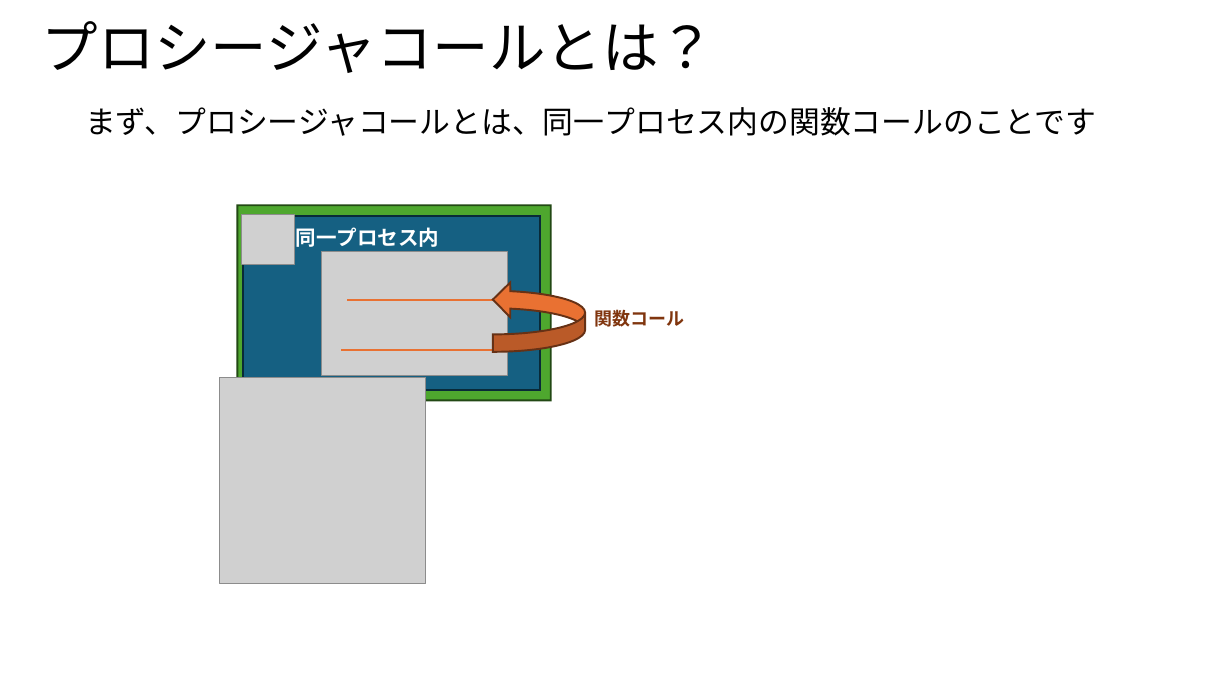
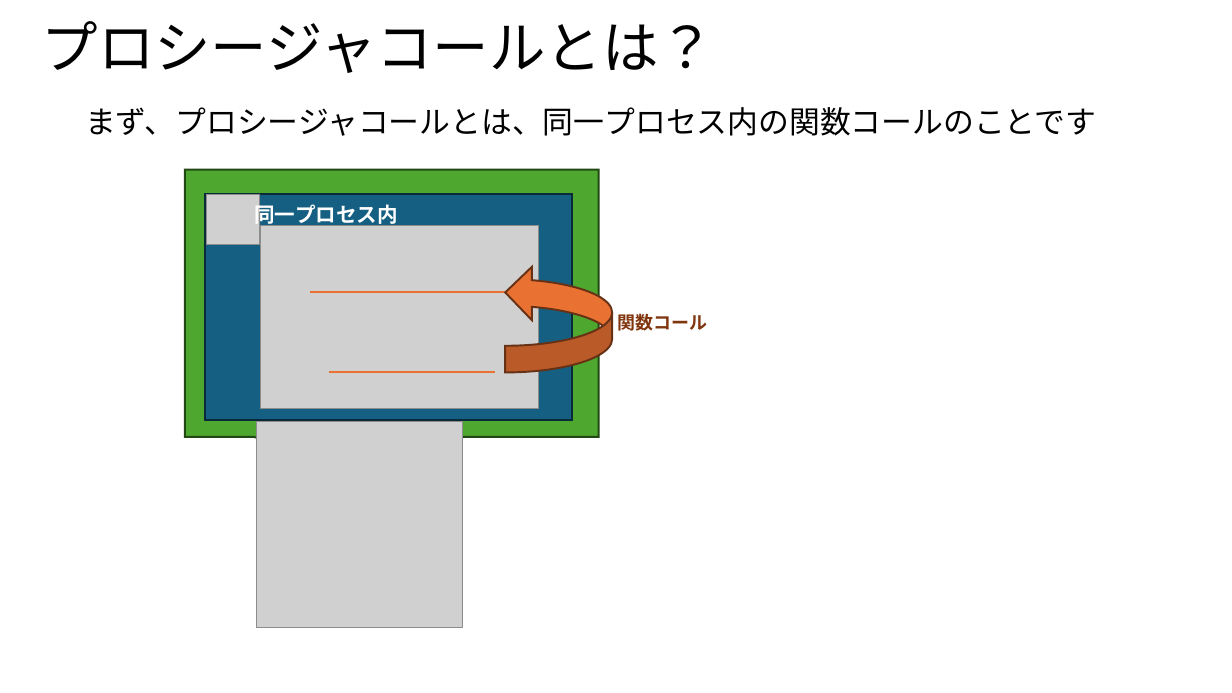
Before and after one commit to koga-miko/misc, a slide deck: slide 3 of raspberry-pi-report/gRPCについて.pptx. Drawn at 1232x693 pixels with LibreOffice and Linux fonts; fonts in the diff are those of the drawing; grey boxes stand for pictures. Boxes give left, top, right and bottom in pixels: in the first picture for what was removed or moved away, otherwise in the second. Text is boxed around its words. In the diff, an @@ line names an element or a change of style, - is before the commit and + after.

```diff
--- a/raspberry-pi-report/gRPCについて.pptx
+++ b/raspberry-pi-report/gRPCについて.pptx
@@ speech box: place and size @@
-speech box at <box>238,205,551,400</box>
+speech box at <box>185,170,599,437</box>
@@ speech box at <box>185,170,599,437</box>: proportions changed @@
@@ rectangle: place and size @@
-rectangle at <box>243,215,541,390</box>
+rectangle at <box>205,194,572,421</box>
@@ picture added at <box>206,195,260,245</box> @@
@@ text "同一プロセス内" rewrapped from <box>296,227,439,247</box> to <box>255,202,398,228</box> @@
@@ picture removed at <box>241,214,295,264</box> @@
@@ picture: place and size @@
-picture at <box>321,252,507,375</box>
+picture at <box>261,226,539,409</box>
@@ curved left arrow: place and size @@
-curved left arrow at <box>493,282,585,352</box>
+curved left arrow at <box>506,266,613,372</box>
@@ line moved from (348, 300) - (505, 300) to (310, 292) - (524, 292) @@
@@ text "関数コール": place and size @@
-text "関数コール" at <box>594,309,684,327</box>
+text "関数コール" at <box>617,313,707,331</box>
@@ line moved from (342, 350) - (507, 350) to (329, 372) - (495, 372) @@
@@ picture: place and size @@
-picture at <box>220,377,426,583</box>
+picture at <box>256,421,462,628</box>
```
Also in this commit, not shown: 8 other slides changed, 3 other files.
